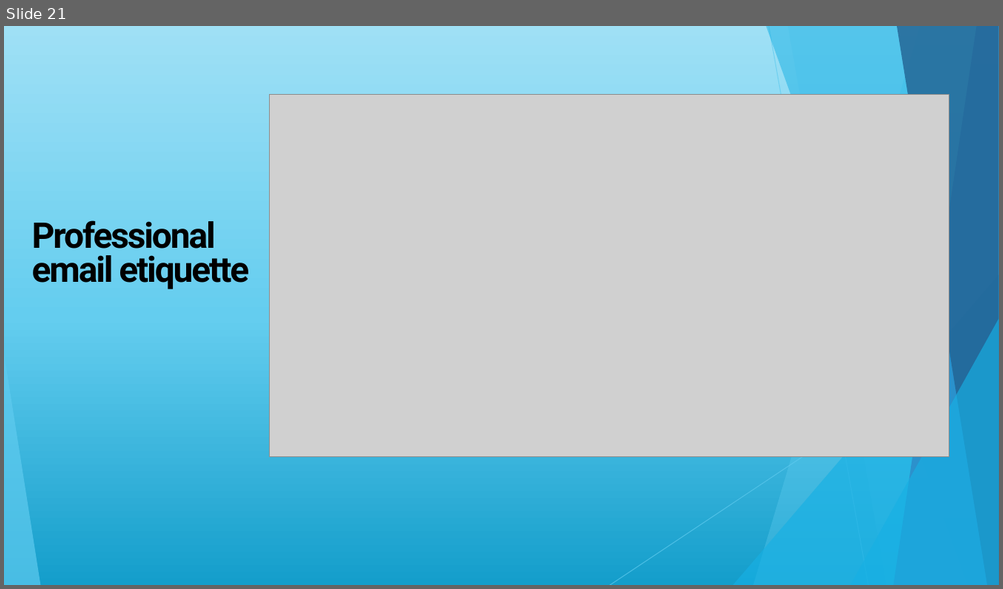
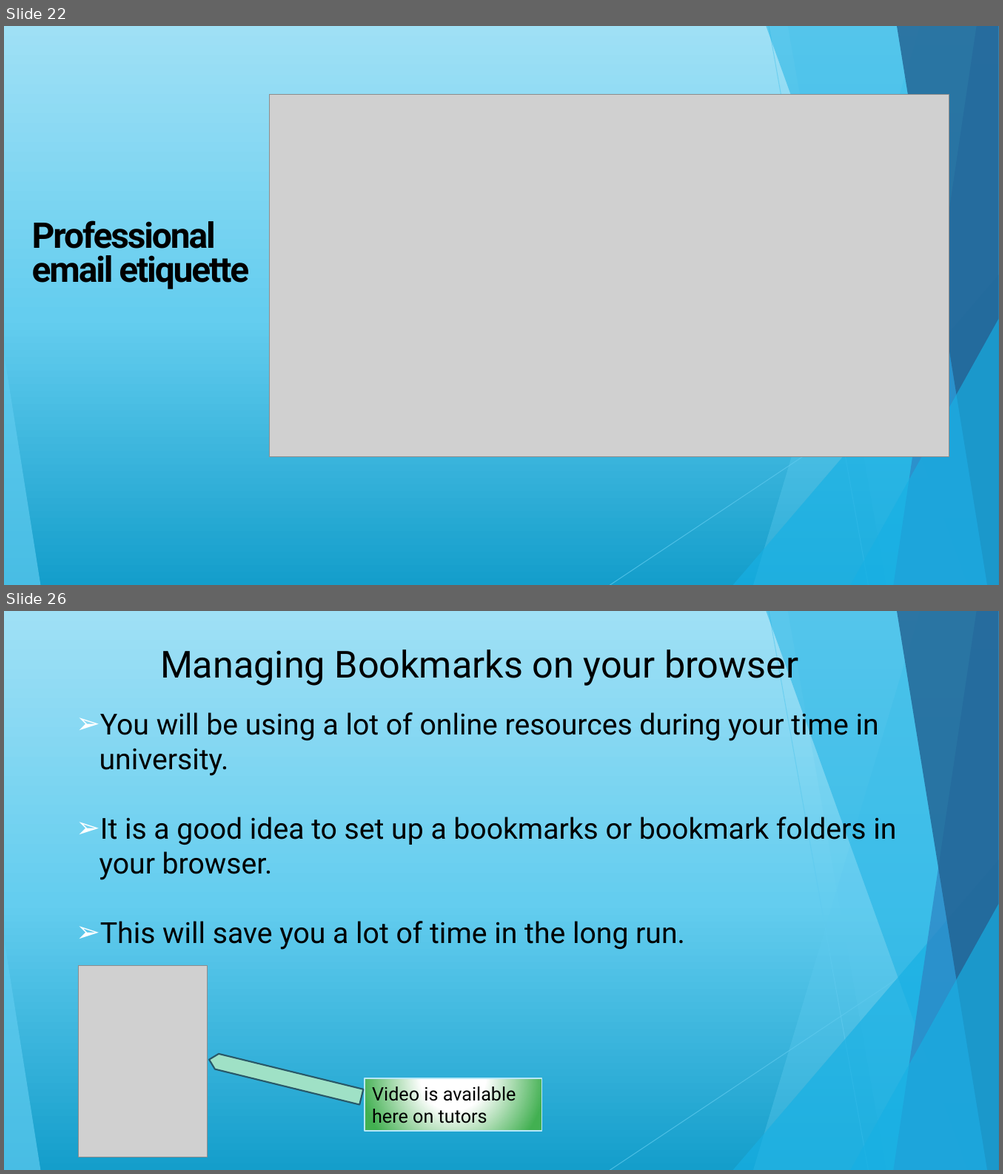
Before and after one commit to maireadmeagher/ICT-25, a slide deck: topic01-introduction-to-ICT/unit-1/talk-1/a-intro.pptx. Shown one above the other, each under a label of ours: slide 21 before the commit, slides 22 and 26 after it; the slides between them are not shown. The pictures are 1003x589 and 1003x1174 pixels, drawn with LibreOffice and Linux fonts; fonts in the diff are those of the drawing; grey boxes stand for pictures. Boxes give left, top, right and bottom in pixels: in the first picture for what was removed or moved away, otherwise in the second. Text is boxed around its words. In the diff, an @@ line names an element or a change of style, - is before the commit and + after.

```diff
--- a/topic01-introduction-to-ICT/unit-1/talk-1/a-intro.pptx
+++ b/topic01-introduction-to-ICT/unit-1/talk-1/a-intro.pptx
@@ slide 26 added at bbox=[4, 611, 999, 1170], background gradient #149ECB to #64CDEF to #9FE0F5; not listed: 10 template elements that a slide beside it also shows @@
@@ text added at bbox=[160, 644, 798, 686], 36 pt, text #000000 @@
+Managing Bookmarks on your browser
@@ text added at bbox=[99, 708, 896, 950], 28 pt, text #000000 @@
+➢ You will be using a lot of online resources during your time in university.
+➢ It is a good idea to set up a bookmarks or bookmark folders in your browser.
+➢ This will save you a lot of time in the long run.
@@ picture added at bbox=[78, 965, 207, 1157] @@
@@ down arrow added at bbox=[207, 1053, 363, 1105], fill #9FE1C6, outline #2A5969 1.5 pt @@
@@ rectangle added at bbox=[364, 1079, 542, 1132], fill gradient #FFFFFF to #42B051, outline #B7E8F8 1.25 pt, 18 pt, text #000000 @@
+Video is available here on tutors
@@ what was slide 21 is now slide 22 @@
```
Also in this commit, not shown: 5 other slides added, 7 other files.
